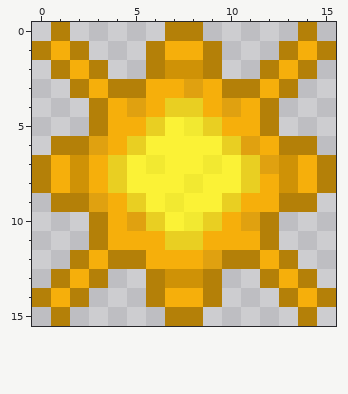
Edited in one commit: pixel-art file (aseprite/CC_juneIcon_001.ase). Above is the file before it was changed.
16x16 pixels, 1 frame.
Once edited:
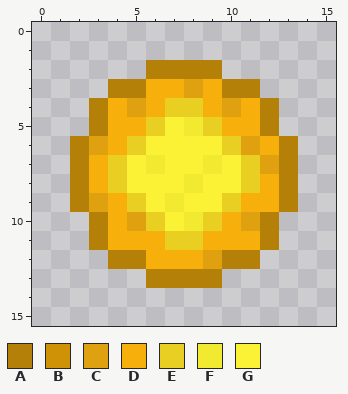
Palette (. is transparent): A #b48008  B #cf9206  C #e0a110  D #f6af0b  E #e9cf22  F #f2e931  G #fbf236
Commit: added all icons + new blip sound
Edits made:
@@ x 0..15 @@
- 0 .A.....AA.....A.
- 1 ADA...ADDA...ADA
- 2 .ADA..ABBA..ADA.
- 3 ..ADAADDCDAADA..
+ 0 ................
+ 1 ................
+ 2 ......AAAA......
+ 3 ....AADDCDAA....
  4 ...ADCDEEDCDA...
  5 ...ADDEGFEDDA...
- 6 .AACDEGGGGECDAA.
- 7 ADBDEGFGGFGECBDA
- 8 ADBDEGGGFGGEDBDA
- 9 .AACDEGFGGEDDAA.
+ 6 ..ACDEGGGGECDA..
+ 7 ..ADEGFGGFGECA..
+ 8 ..ADEGGGFGGEDA..
+ 9 ..ACDEGFGGEDDA..
 10 ...ADCEGFEDCA...
 11 ...ADDDEEDDDA...
-12 ..ADAADDDCAADA..
-13 .ADA..ABBA..ADA.
-14 ADA...ADDA...ADA
-15 .A.....AA.....A.
+12 ....AADDDCAA....
+13 ......AAAA......
+14 ................
+15 ................
Pixel boxes of the changes (left, top, right, bottom) in both pictures:
changed: (32, 22, 336, 326)
